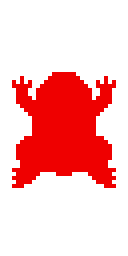
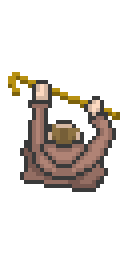
Two versions of the same layered image (128x256). Layer-by-layer changes:
hid group "Monsters" (13 layers) over [left=8, top=72, right=116, bottom=192]
hid group "Barbed Toad" (1st of 2, in "Monsters") (7 layers) over [left=8, top=72, right=116, bottom=192]
hid "Barbed Toad bleed" over [left=12, top=72, right=116, bottom=188]
showed group "Characters" (15 layers) over [left=8, top=72, right=120, bottom=192]
added group "Gatherer" with 6 layers in group "Characters" over [left=8, top=72, right=120, bottom=192]
added layer "gatherer" in group "Gatherer" over [left=28, top=80, right=116, bottom=180]
added layer "robe left foot frwrd" in group "Gatherer" over [left=20, top=124, right=108, bottom=192]
added layer "cane" in group "Gatherer" over [left=8, top=72, right=120, bottom=120]
